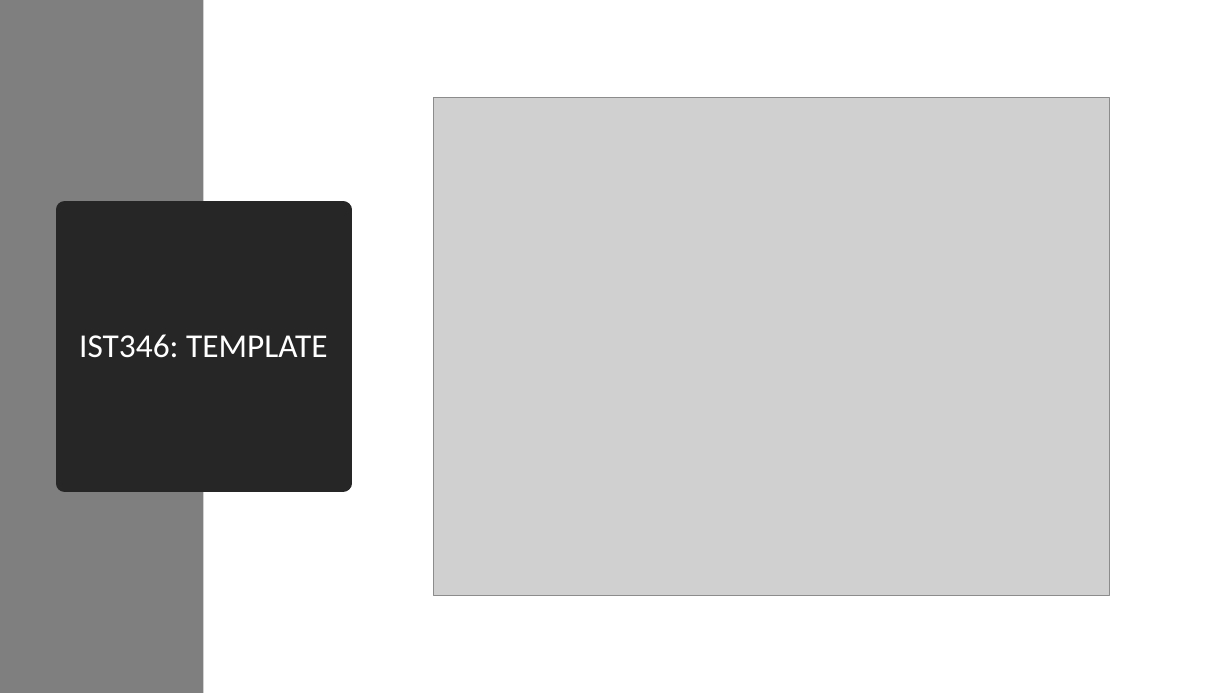
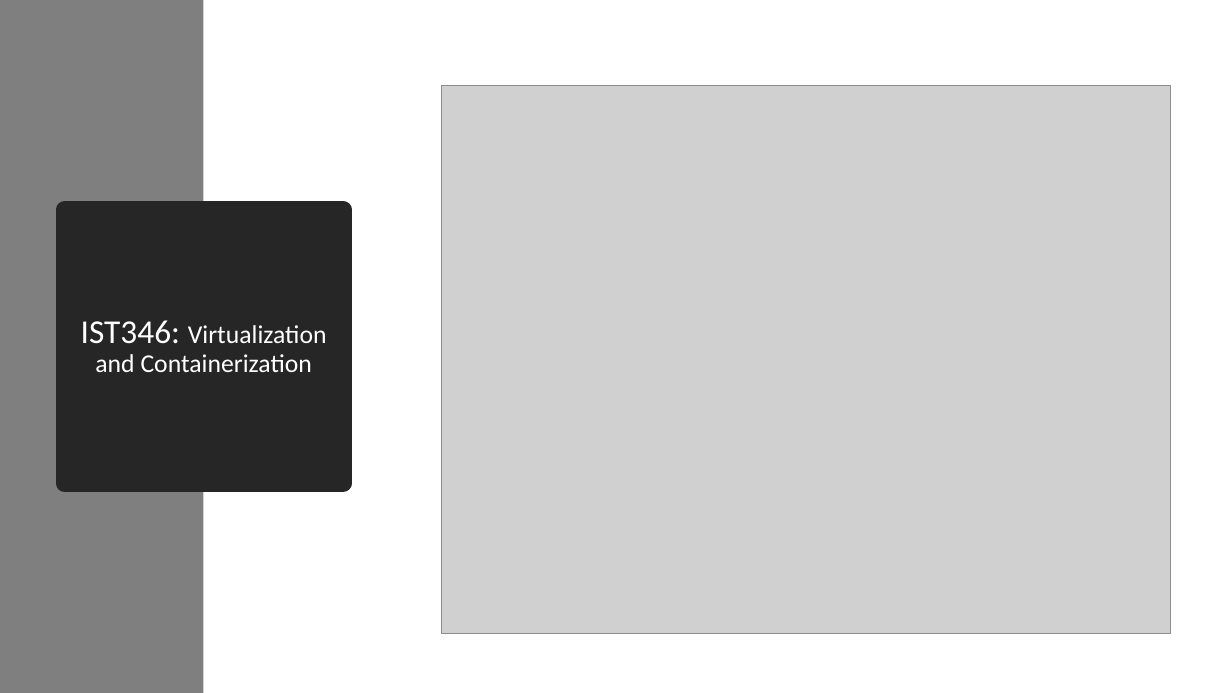
Before and after one commit to orstewar/ist346-content, a slide deck: slide 1 of content/06-virtualization-and-containerization.pptx. Drawn at 1232x693 pixels with LibreOffice and Linux fonts; fonts in the diff are those of the drawing; grey boxes stand for pictures. Boxes give left, top, right and bottom in pixels: in the first picture for what was removed or moved away, otherwise in the second. Text is boxed around its words. In the diff, an @@ line names an element or a change of style, - is before the commit and + after.

```diff
--- a/content/06-virtualization-and-containerization.pptx
+++ b/content/06-virtualization-and-containerization.pptx
@@ picture: place and size @@
-picture at (433,97,1110,595)
+picture at (441,86,1170,634)
@@ title at (81,320,327,372): text changed; size 26 to 20 pt @@
-IST346: TEMPLATE
+IST346: Virtualization and Containerization
```
Also in this commit, not shown: 4 other slides changed, 5 slides added, 3 slides removed, 15 other files.
